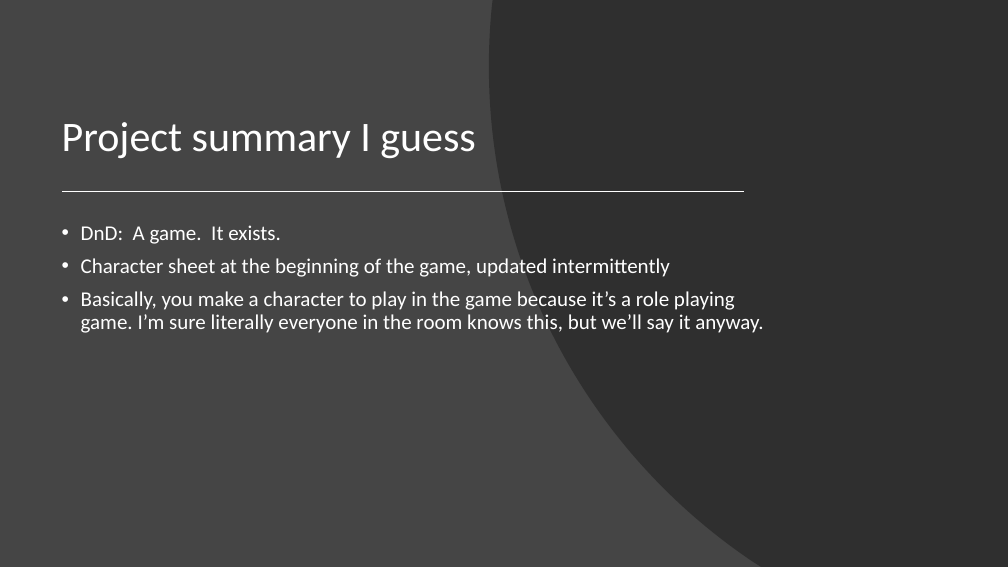
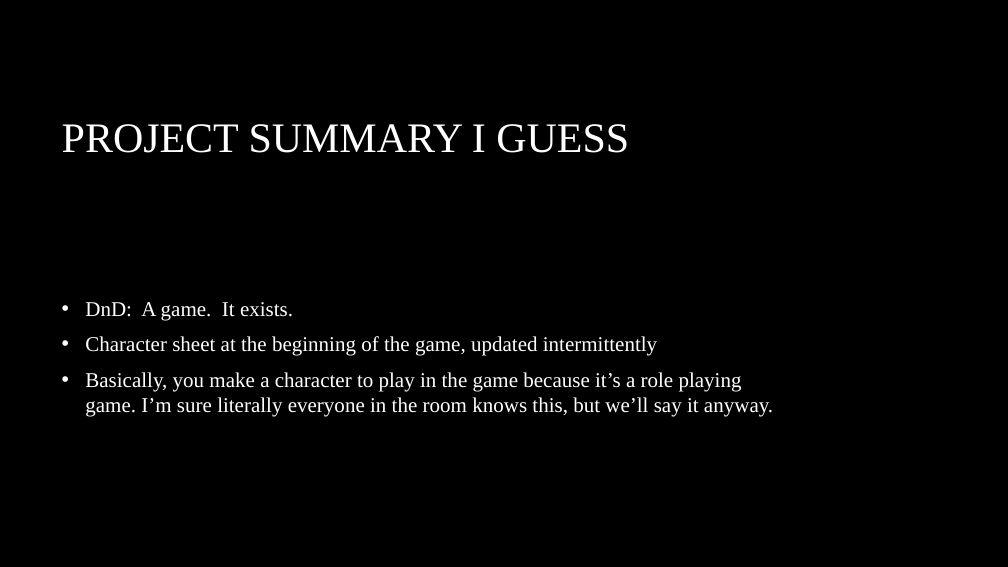
Before and after one commit to TTTriplicate/DnDCharGenerator, a slide deck: slide 2 of DnDPresentation.pptx. Drawn at 1008x567 pixels with LibreOffice and Linux fonts; fonts in the diff are those of the drawing; background and template pictures are left out. Boxes give left, top, right and bottom in pixels: in the first picture for what was removed or moved away, otherwise in the second. Text is boxed around its words. In the diff, an @@ line names an element or a change of style, - is before the commit and + after.

```diff
--- a/DnDPresentation.pptx
+++ b/DnDPresentation.pptx
@@ background #454545 to picture (left out) @@
@@ freeform shape removed at (x1=489, y1=0, x2=1008, y2=567) @@
@@ title at (x1=62, y1=124, x2=629, y2=153): text changed; font Calibri to Times New Roman @@
-Project summary I guess
+PROJECT SUMMARY I GUESS
@@ line removed from (64, 191) to (744, 191) @@
@@ text "DnD: A game. It exists." at (x1=85, y1=302, x2=773, y2=417): font Calibri to Times New Roman; indent changed; line spacing 0.9 to 1; vertical alignment top to middle @@
```
Also in this commit, not shown: 6 other slides changed.
